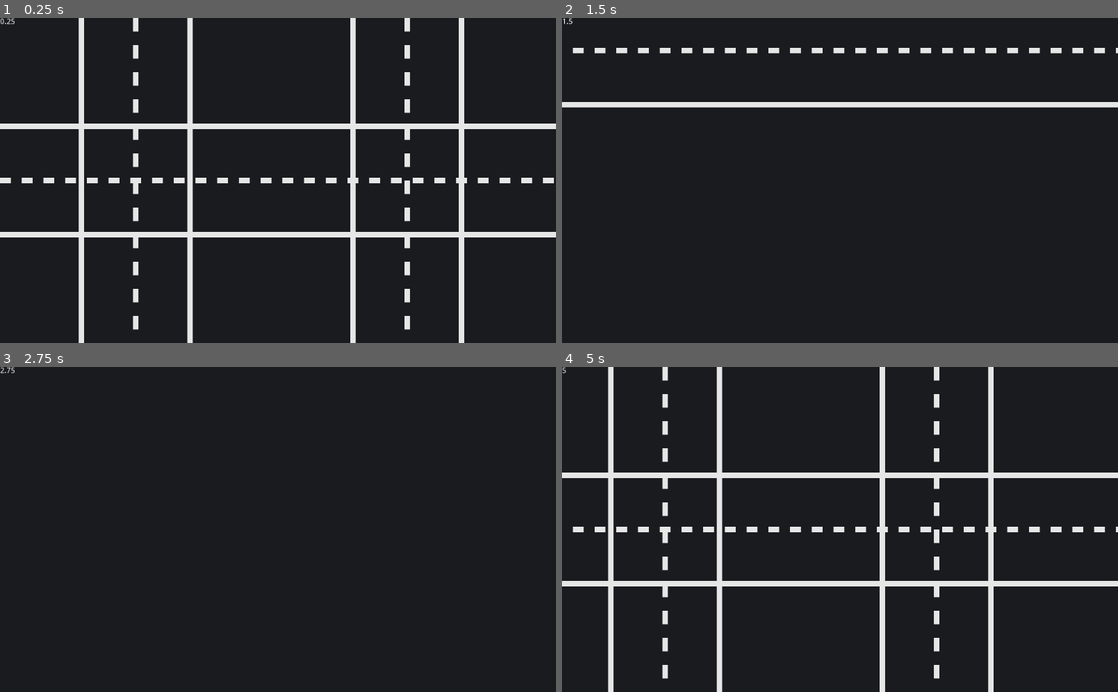
Above: before the commit, frames 1-4 (two rows, left to right).
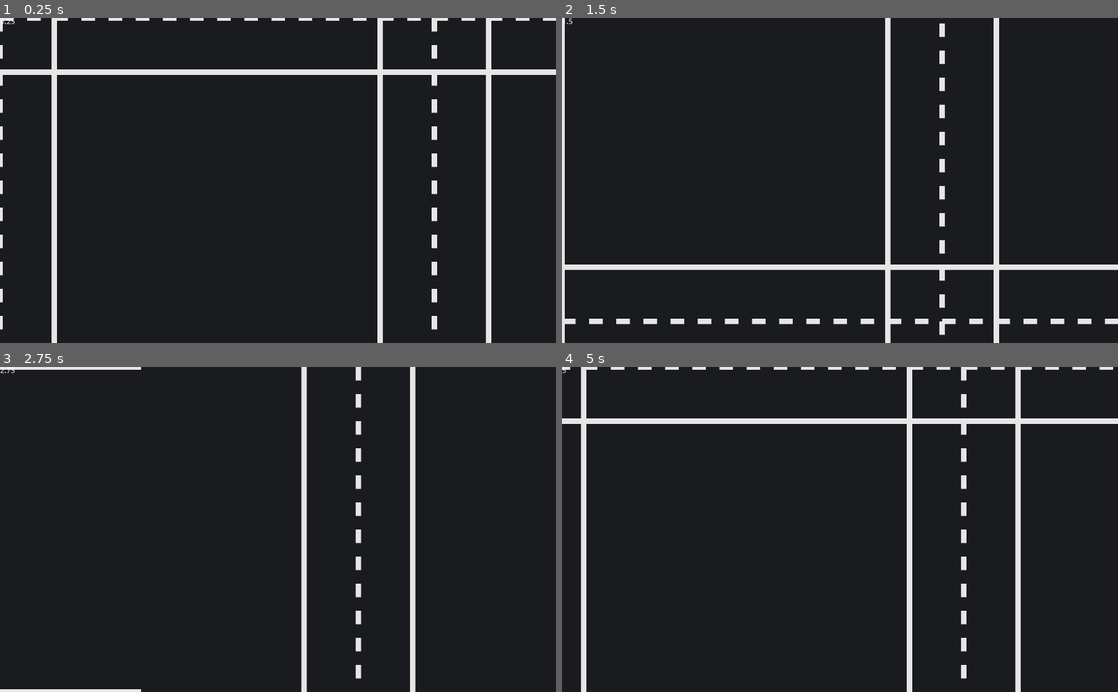
Above: after the commit, the same moments.

Repository: HunterJKavanagh/City-Takeover
Game: Godot game, scene res://Scenes/Main/Main.tscn
Two runs of this game, one before a commit and one after it. Both use one fixed random seed, a clock stepped at 60 frames per second and the inputs below.
Inputs:
- Up to frame 1 (0.25 s): no input
- Up to frame 2 (1.5 s): tap Enter at 0.5 s; hold D (right) 0.53-1.28 s; hold S (down) from 1.28 s (still down)
- Up to frame 3 (2.75 s): release S (down) at 2.03 s; hold D (right) from 2.03 s (still down)
- Up to frame 4 (5 s): release D (right) at 2.78 s; hold W (up) 2.78-3.53 s; hold A (left) from 3.53 s (still down)

The runs differ from the first frame. In frame 1, 15% of the frame differs, in the area x 0-100%, y 0-100%; in frame 2, 8.0%; in frame 3, 3.1%; in frame 4, 14%.

Commit message:
Added Map and Intersection Scene

Diff:
--- a/Scenes/Main/Main.tscn
+++ b/Scenes/Main/Main.tscn
@@ -1,24 +1,12 @@
 [gd_scene load_steps=4 format=2]
 
-[ext_resource path="res://Scenes/Road/Road.tscn" type="PackedScene" id=1]
+[ext_resource path="res://Scenes/Map/Map.tscn" type="PackedScene" id=1]
 [ext_resource path="res://Scenes/Main/Camera2D.gd" type="Script" id=2]
 [ext_resource path="res://Scenes/UI/UI.tscn" type="PackedScene" id=3]
 
 [node name="Main" type="Node"]
 
-[node name="Road" parent="." instance=ExtResource( 1 )]
-start_point = Vector2( 250, 0 )
-road_legth = 5000
-
-[node name="Road2" parent="." instance=ExtResource( 1 )]
-start_point = Vector2( 0, 300 )
-dir = 1
-road_legth = 10000
-line_legth = 20
-
-[node name="Road3" parent="." instance=ExtResource( 1 )]
-start_point = Vector2( 750, 0 )
-road_legth = 5000
+[node name="Map" parent="." instance=ExtResource( 1 )]
 
 [node name="Camera2D" type="Camera2D" parent="."]
 anchor_mode = 0
--- a/Scenes/Map/Map.gd
+++ b/Scenes/Map/Map.gd
@@ -1,14 +1,30 @@
 extends Node2D
 
+export var road_space: int = 800
+export var vert_roads: int = 5
+export var hroz_roads: int = 5
 
-# Declare member variables here. Examples:
-# var a = 2
-# var b = "text"
+func _ready():
+	for v in vert_roads:
+		var road = load("res://Scenes/Road/Road.tscn").instance()
+		road.dir = 2
+		road.road_with = 100
+		road.road_legth = 2000
+		road.line_with = 5
+		road.line_legth = 25
+		road.start_point = Vector2(road_space * v, 0)
 
+		self.add_child(road)
+	for h in hroz_roads:
+		var road = load("res://Scenes/Road/Road.tscn").instance()
+		road.dir = 1
+		road.road_with = 100
+		road.road_legth = 2000
+		road.line_with = 5
+		road.line_legth = 25
+		road.start_point = Vector2(0, h * road_space)
 
-# Called when the node enters the scene tree for the first time.
-func _ready():
-	pass # Replace with function body.
+		self.add_child(road)
 
 
 # Called every frame. 'delta' is the elapsed time since the previous frame.
--- /dev/null
+++ b/Scenes/Map/Map.tscn
@@ -0,0 +1,6 @@
+[gd_scene load_steps=2 format=2]
+
+[ext_resource path="res://Scenes/Map/Map.gd" type="Script" id=1]
+
+[node name="Map" type="Node2D"]
+script = ExtResource( 1 )
--- /dev/null
+++ b/Scenes/Road/Intersection.gd
@@ -0,0 +1,96 @@
+extends Node2D
+
+export var start_point: Vector2 = Vector2( 512, 300)
+export var dir: int = 0
+export var size: int = 100
+
+var point_f: Vector2
+var point_r: Vector2
+var point_b: Vector2
+var point_l: Vector2
+
+func _ready():
+	var point0: Vector2
+	var point1: Vector2
+	var point2: Vector2
+	var point3: Vector2
+
+	match dir:
+		0:
+			point_f = start_point + Vector2(0, -size)
+			point_r = start_point + Vector2(size/2, -size/2)
+			point_b = start_point
+			point_l = start_point + Vector2(-size/2, -size/2)
+
+			point0 = start_point + Vector2(size/2,0)
+			point1 = start_point + Vector2(size/2,-size)
+			point2 = start_point + Vector2(-size/2,-size)
+			point3 = start_point + Vector2(-size/2,0)
+		1:
+			point_f = start_point + Vector2(size, 0)
+			point_r = start_point + Vector2(size/2, size/2)
+			point_b = start_point
+			point_l = start_point + Vector2(size/2, -size/2)
+
+			point0 = start_point + Vector2(0,size/2)
+			point1 = start_point + Vector2(size,size/2)
+			point2 = start_point + Vector2(size,-size/2)
+			point3 = start_point + Vector2(0,-size/2)
+		2:
+			point_f = start_point + Vector2(0, size)
+			point_r = start_point + Vector2(-size/2, size/2)
+			point_b = start_point
+			point_l = start_point + Vector2(size/2, size/2)
+
+			point0 = start_point + Vector2(-size/2,0)
+			point1 = start_point + Vector2(-size/2,size)
+			point2 = start_point + Vector2(size/2,size)
+			point3 = start_point + Vector2(size/2,0)
+		3:
+			point_f = start_point + Vector2(-size, 0)
+			point_r = start_point + Vector2(-size/2, -size/2)
+			point_b = start_point
+			point_l = start_point + Vector2(-size/2, size/2)
+
+			point0 = start_point + Vector2(0,-size/2)
+			point1 = start_point + Vector2(-size,-size/2)
+			point2 = start_point + Vector2(-size,size/2)
+			point3 = start_point + Vector2(0,size/2)
+
+	var line: Line2D = Line2D.new()
+
+	line.add_point(start_point)
+	line.add_point(point0)
+	line.add_point(point1)
+	line.add_point(point2)
+	line.add_point(point3)
+	line.add_point(start_point)
+
+	self.add_child(line)
+
+
+	var line_f = Line2D.new()
+	line_f.add_point(point_f + Vector2(0, 10))
+	line_f.add_point(point_f + Vector2(0, -10))
+	line_f.default_color = Color(1,1,1)
+	line_f.width = 20
+	var line_r = Line2D.new()
+	line_r.add_point(point_r + Vector2(10, 0))
+	line_r.add_point(point_r + Vector2(-10, 0))
+	line_r.default_color = Color(1,0,0)
+	line_r.width = 20
+	var line_b = Line2D.new()
+	line_b.add_point(point_b + Vector2(0, 10))
+	line_b.add_point(point_b + Vector2(0, -10))
+	line_b.default_color = Color(0,0,0)
+	line_b.width = 20
+	var line_l = Line2D.new()
+	line_l.add_point(point_l + Vector2(10, 0))
+	line_l.add_point(point_l + Vector2(-10, 0))
+	line_l.default_color = Color(0,0,1)
+	line_l.width = 20
+
+	self.add_child(line_f)
+	self.add_child(line_r)
+	self.add_child(line_b)
+	self.add_child(line_l)
--- /dev/null
+++ b/Scenes/Road/Intersection.tscn
@@ -0,0 +1,6 @@
+[gd_scene load_steps=2 format=2]
+
+[ext_resource path="res://Scenes/Road/Intersection.gd" type="Script" id=1]
+
+[node name="Intersection" type="Node2D"]
+script = ExtResource( 1 )
--- a/Scenes/Road/Road.gd
+++ b/Scenes/Road/Road.gd
@@ -54,8 +54,6 @@
 	for x in range((number_of_lines + 1) as int):
 		var line: Line2D = Line2D.new()
 
-		print(x)
-
 		if x == 0:
 			line.add_point(start_point)
 
